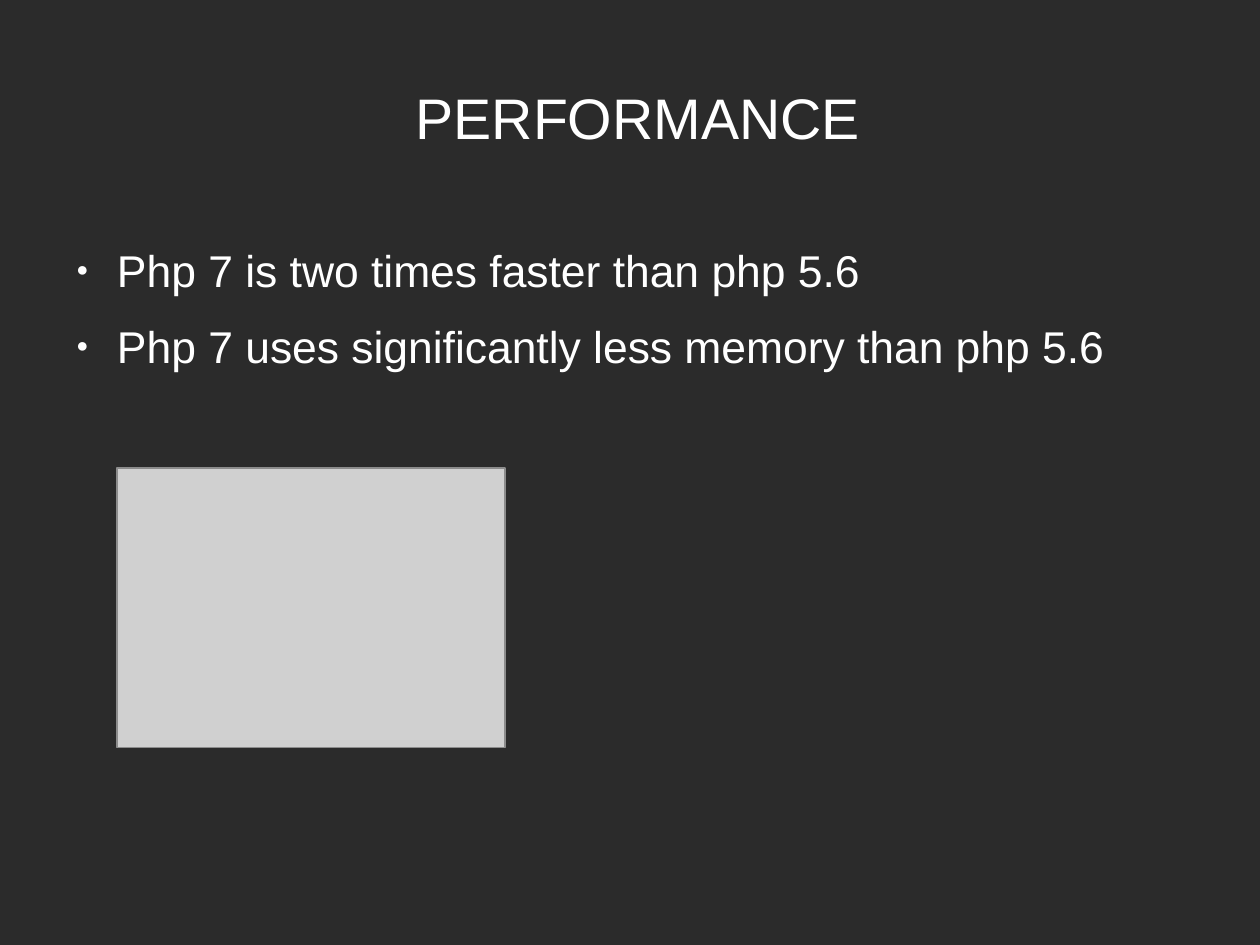
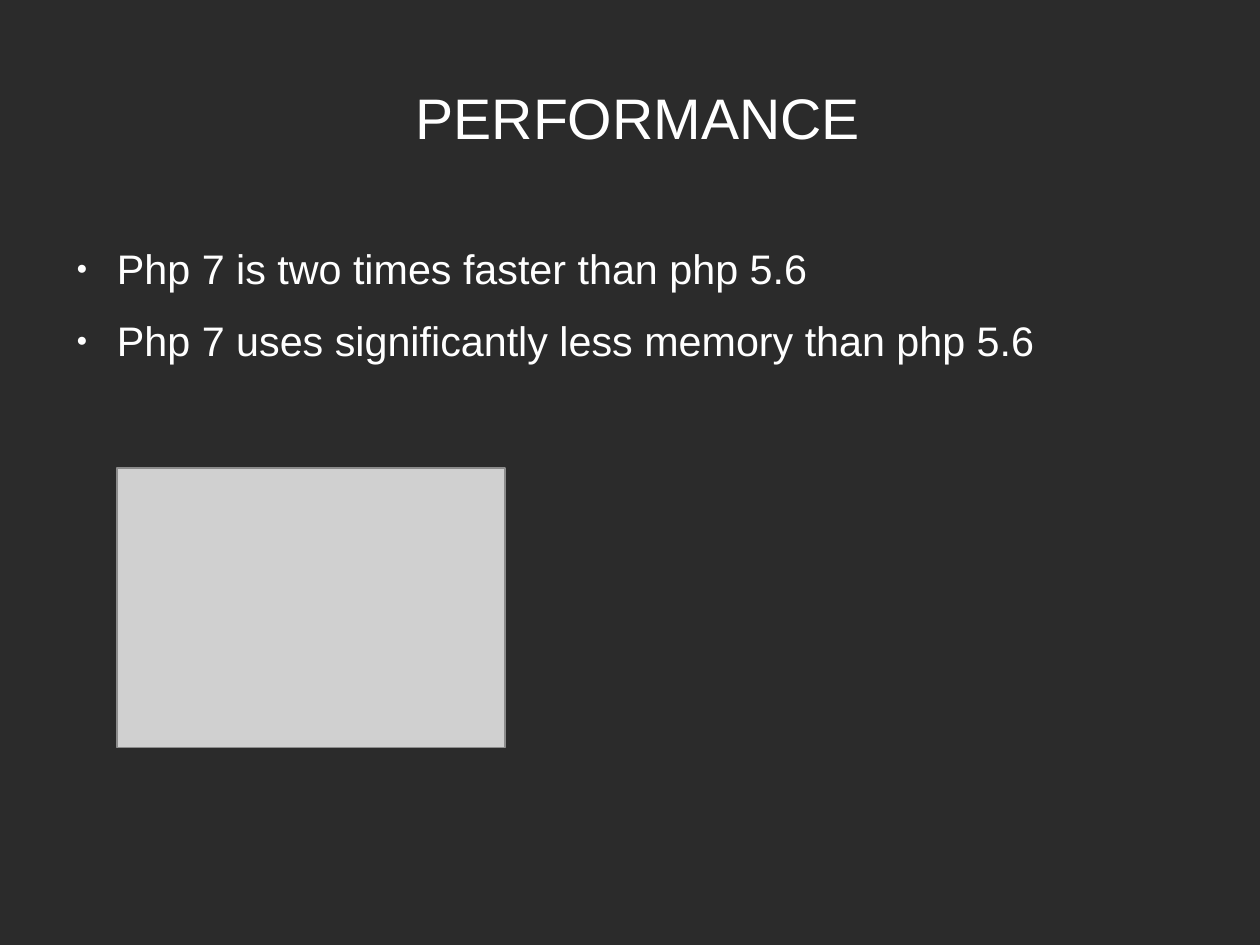
Before and after one commit to rmichal1/php7prezentacja, a slide deck: slide 2 of php7.odp. Drawn at 1260x945 pixels with LibreOffice and Linux fonts; fonts in the diff are those of the drawing; grey boxes stand for pictures; background and template pictures are left out; a plain dark background stands for a picture behind light text. Boxes give left, top, right and bottom in pixels: in the first picture for what was removed or moved away, otherwise in the second. Text is boxed around its words. In the diff, an @@ line names an element or a change of style, - is before the commit and + after.

```diff
--- a/php7.odp
+++ b/php7.odp
@@ text "Php 7 is two times ..." at (117,254,1034,364): size 28 to 26 pt @@
```
Also in this commit, not shown: 4 other slides changed, 1 slide added, 1 other file.
